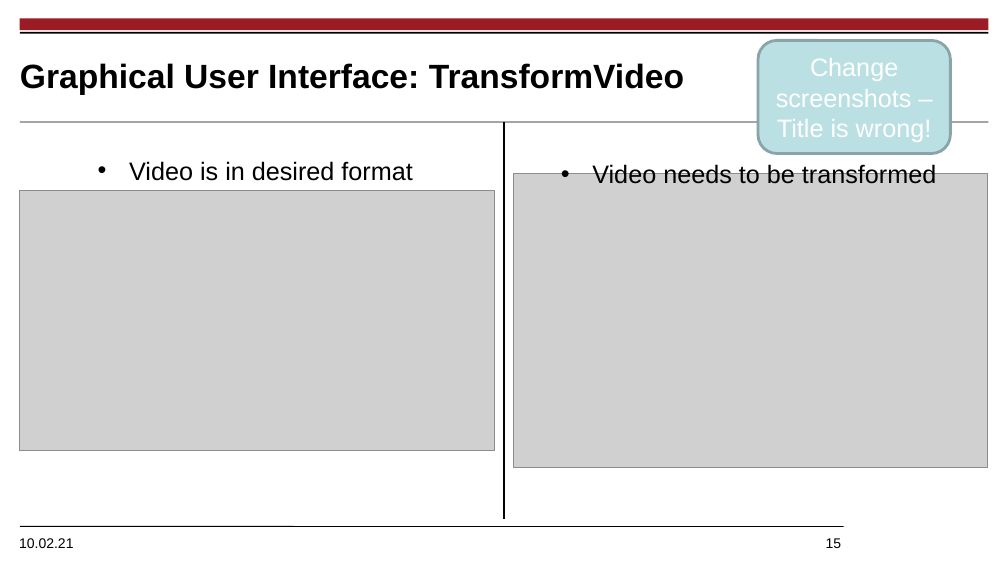
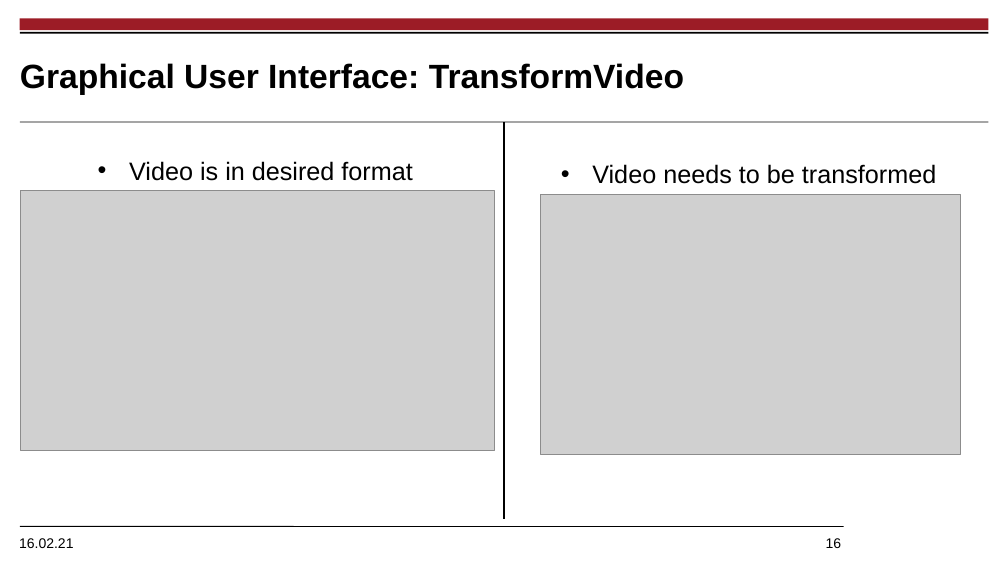
Before and after one commit to amrane99/CAI-Classification, a slide deck: slide 16 of docs/presentation/SurgeryRecognitionTool.pptx (slide 15 before the commit). Drawn at 1008x567 pixels with LibreOffice and Linux fonts; fonts in the diff are those of the drawing; grey boxes stand for pictures; background and template pictures are left out. Boxes give left, top, right and bottom in pixels: in the first picture for what was removed or moved away, otherwise in the second. Text is boxed around its words. In the diff, an @@ line names an element or a change of style, - is before the commit and + after.

```diff
--- a/docs/presentation/SurgeryRecognitionTool.pptx
+++ b/docs/presentation/SurgeryRecognitionTool.pptx
@@ rounded rectangle removed at [758, 40, 951, 153] @@
-Change screenshots – Title is wrong!
@@ picture: place and size @@
-picture at [513, 173, 987, 468]
+picture at [541, 195, 961, 455]
@@ text at [19, 538, 842, 548]: text changed @@
-10.02.21 15
+16.02.21 16
```
Also in this commit, not shown: 5 other slides changed, 1 slide added, 8 other files.
